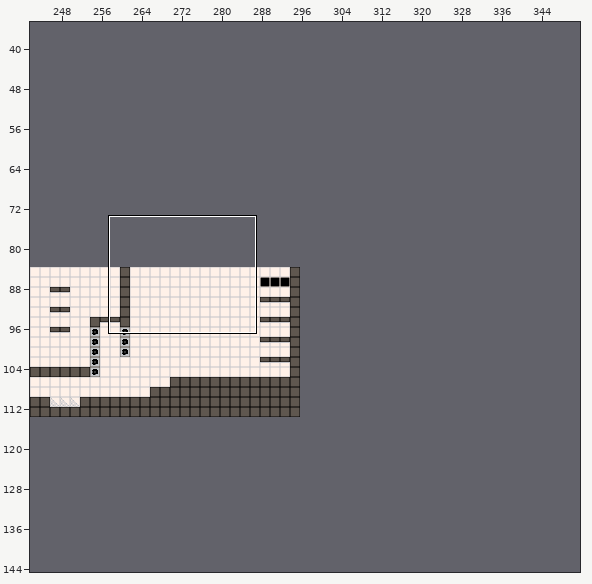
An edit to a level. Tiled map, mbh-platformer/mbh-platformer/Content/raw/map_ss_beta_00.tmx. The first picture is a wide view before the edit; the outline marks the close-up.
Close-up. Before the edit:
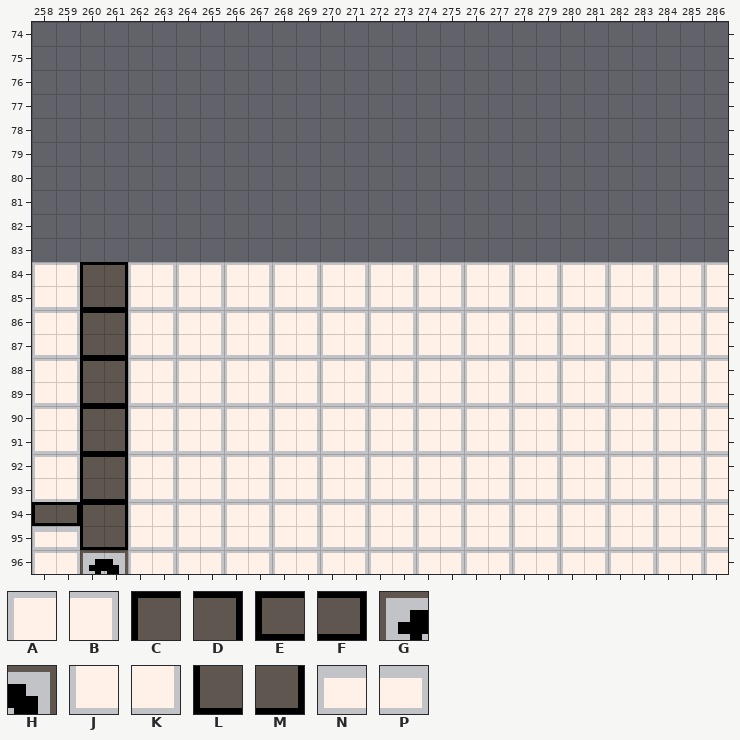
Cells are 8x8 px. Shown: x 258..286, y 74..96. The commit also changed other parts of the map, which this record leaves out. The old version is drawn lined up with the new one.
Key: from "platformer_sheet_1": A 2, B 3, C 6, D 7, E 10, F 11, G 12, H 13, J 18, K 19, L 22, M 23, N 26, P 27.
_ is an empty cell.
Layer "Tile Layer 1" before, first column x 258:
74 _____________________________
75 _____________________________
76 _____________________________
77 _____________________________
78 _____________________________
79 _____________________________
80 _____________________________
81 _____________________________
82 _____________________________
83 _____________________________
84 ABCDABABABABABABABABABABABABA
85 JKLMJKJKJKJKJKJKJKJKJKJKJKJKJ
86 ABCDABABABABABABABABABABABABA
87 JKLMJKJKJKJKJKJKJKJKJKJKJKJKJ
88 ABCDABABABABABABABABABABABABA
89 JKLMJKJKJKJKJKJKJKJKJKJKJKJKJ
90 ABCDABABABABABABABABABABABABA
91 JKLMJKJKJKJKJKJKJKJKJKJKJKJKJ
92 ABCDABABABABABABABABABABABABA
93 JKLMJKJKJKJKJKJKJKJKJKJKJKJKJ
94 EFCDABABABABABABABABABABABABA
95 NPLMJKJKJKJKJKJKJKJKJKJKJKJKJ
96 ABGHABABABABABABABABABABABABA
After:
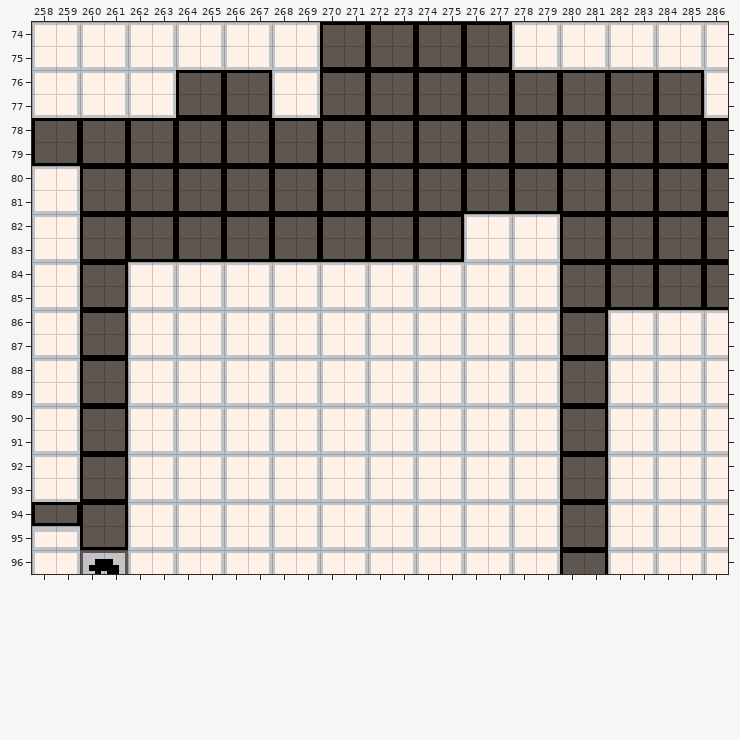
Change:
Changed rows in their new state; . is an unchanged cell.
map size 128x30 -> 480x256 cells (old content now starts at 168,84; both pictures use the new coordinates)
Layer "Tile Layer 1":
first column x 258:
74 ABABABABABABCDCDCDCDABABABABA
75 JKJKJKJKJKJKLMLMLMLMJKJKJKJKJ
76 ABABABCDCDABCDCDCDCDCDCDCDCDA
77 JKJKJKLMLMJKLMLMLMLMLMLMLMLMJ
78 CDCDCDCDCDCDCDCDCDCDCDCDCDCDC
79 LMLMLMLMLMLMLMLMLMLMLMLMLMLML
80 ABCDCDCDCDCDCDCDCDCDCDCDCDCDC
81 JKLMLMLMLMLMLMLMLMLMLMLMLMLML
82 ABCDCDCDCDCDCDCDCDABABCDCDCDC
83 JKLMLMLMLMLMLMLMLMJKJKLMLMLML
84 ......................CDCDCDC
85 ......................LMLMLML
86 ......................CD.....
87 ......................LM.....
88 ......................CD.....
89 ......................LM.....
90 ......................CD.....
91 ......................LM.....
92 ......................CD.....
93 ......................LM.....
94 ......................CD.....
95 ......................LM.....
96 ......................CD.....
Where, in picture pixels (left, top, right, bottom), the same in both close-ups:
changed: (32, 22, 728, 574)
